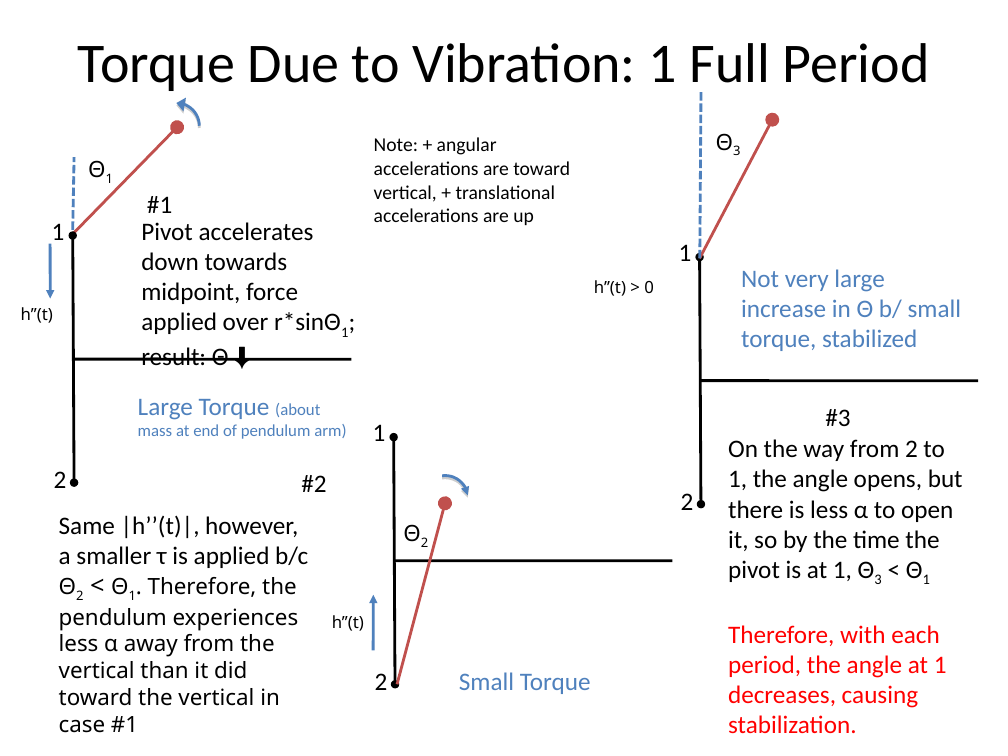
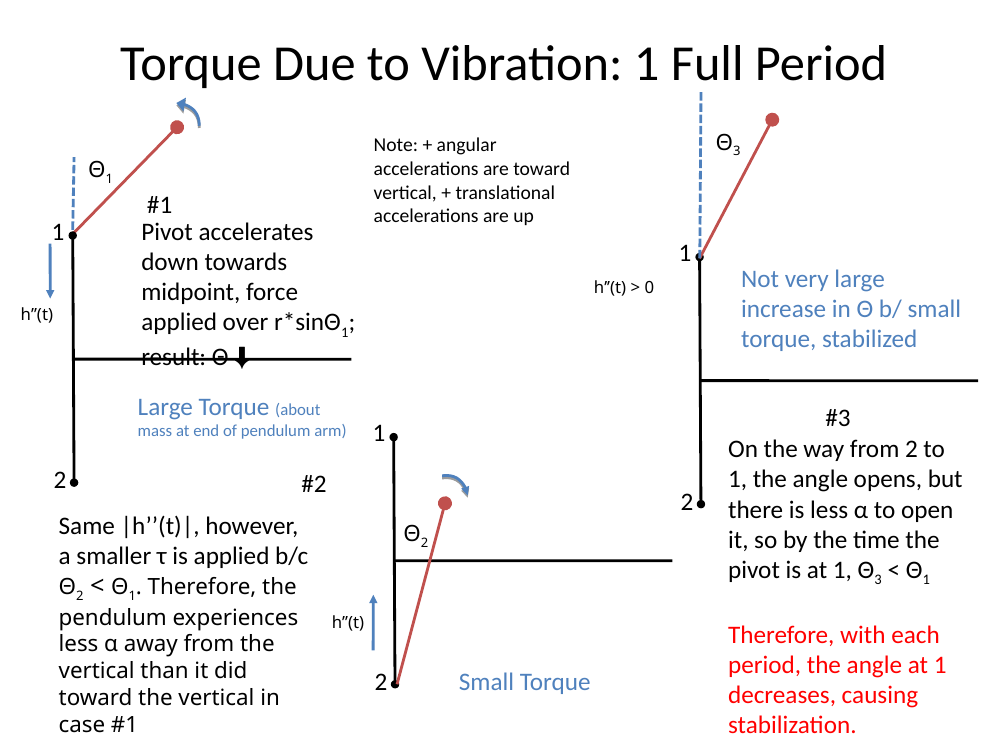
Before and after one commit to corbyrosset/corbyrosset.github.io, a slide deck: slide 6 of files/invertedpendulums3.ppt. Drawn at 1008x756 pixels with LibreOffice and Linux fonts; fonts in the diff are those of the drawing. Boxes give left, top, right and bottom in pixels: in the first picture for what was removed or moved away, otherwise in the second. Text is boxed around its words. In the diff, an @@ line names an element or a change of style, - is before the commit and + after.

```diff
--- a/files/invertedpendulums3.ppt
+++ b/files/invertedpendulums3.ppt
@@ title "Torque Due to Vibration: 1 ..." at (120, 45, 887, 88): size 40 to 36 pt @@
@@ freeform shape at (153, 103, 199, 148): shadow changed; outline redrawn @@
@@ freeform shape at (420, 473, 470, 524): shadow changed; outline redrawn @@
```
Also in this commit, not shown: 5 other slides changed, 18 other files.
